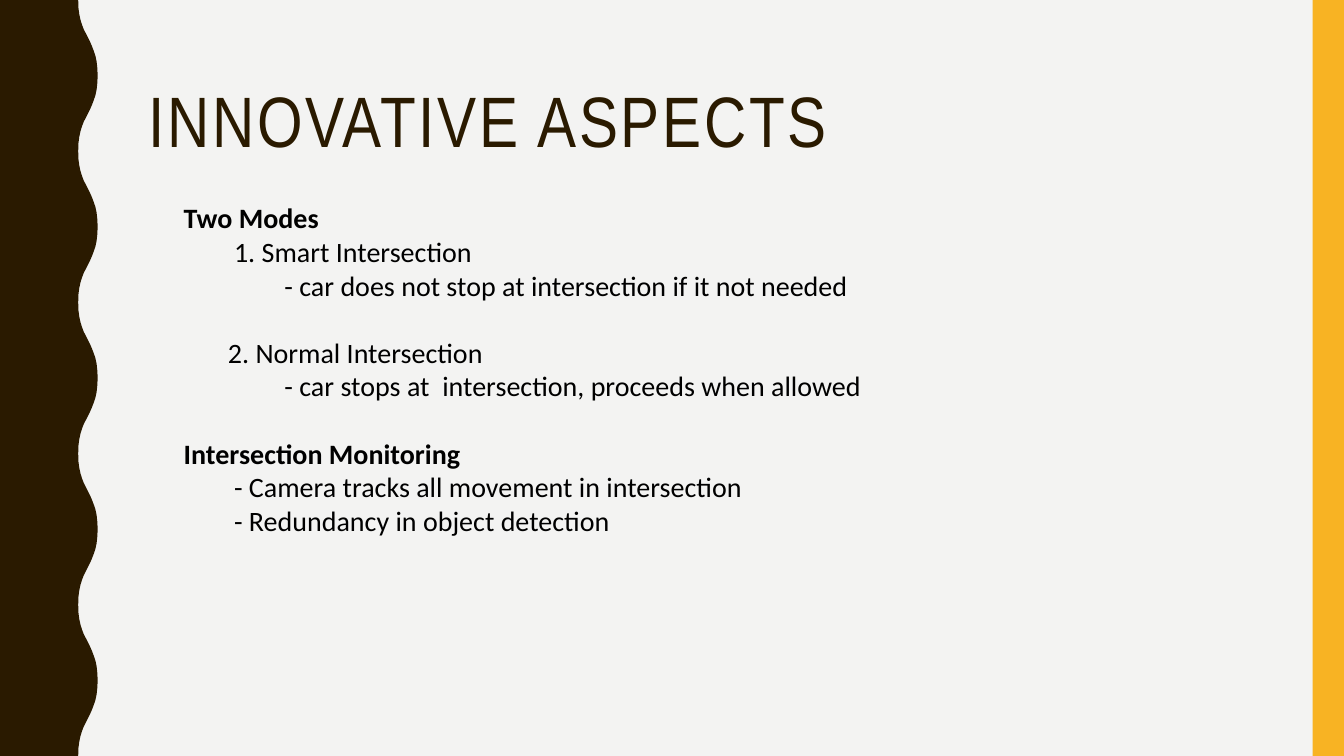
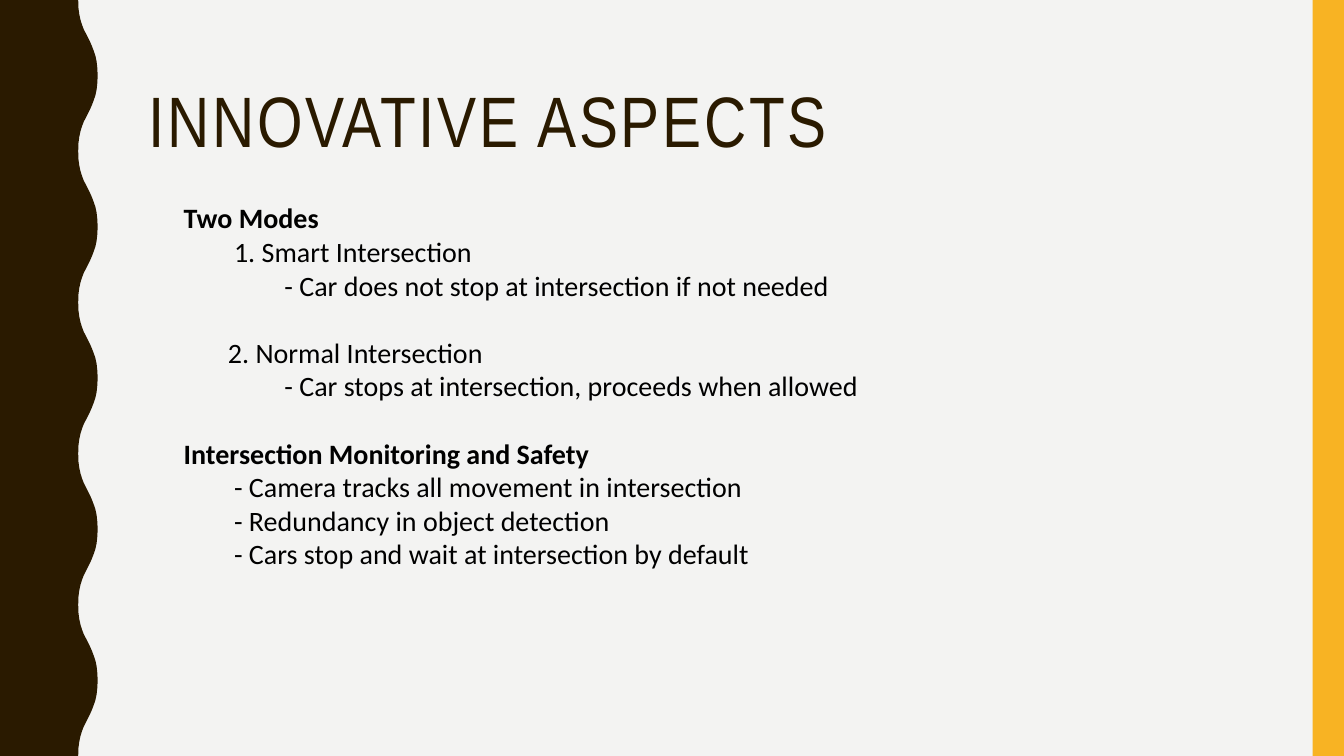
Before and after one commit to jean-lucas/vic, a slide deck: slide 8 of Presentation/Vehicle Intersection Control Presentation.pptx. Drawn at 1344x756 pixels with LibreOffice and Linux fonts; fonts in the diff are those of the drawing. Boxes give left, top, right and bottom in pixels: in the first picture for what was removed or moved away, otherwise in the second. Text is boxed around its words. In the diff, an @@ line names an element or a change of style, - is before the commit and + after.

Commit message:
Edited Innovative Features slide.

```diff
--- a/Presentation/Vehicle Intersection Control Presentation.pptx
+++ b/Presentation/Vehicle Intersection Control Presentation.pptx
@@ text at box(299, 276, 828, 301): text changed @@
-- car does not stop at intersection if it not needed
+- Car does not stop at intersection if not needed
@@ text at box(184, 376, 857, 469): text changed @@
-- car stops at intersection, proceeds when allowed
-Intersection Monitoring
+- Car stops at intersection, proceeds when allowed
+Intersection Monitoring and Safety
@@ text at box(249, 544, 748, 569): paragraph added @@
+- Cars stop and wait at intersection by default
```
